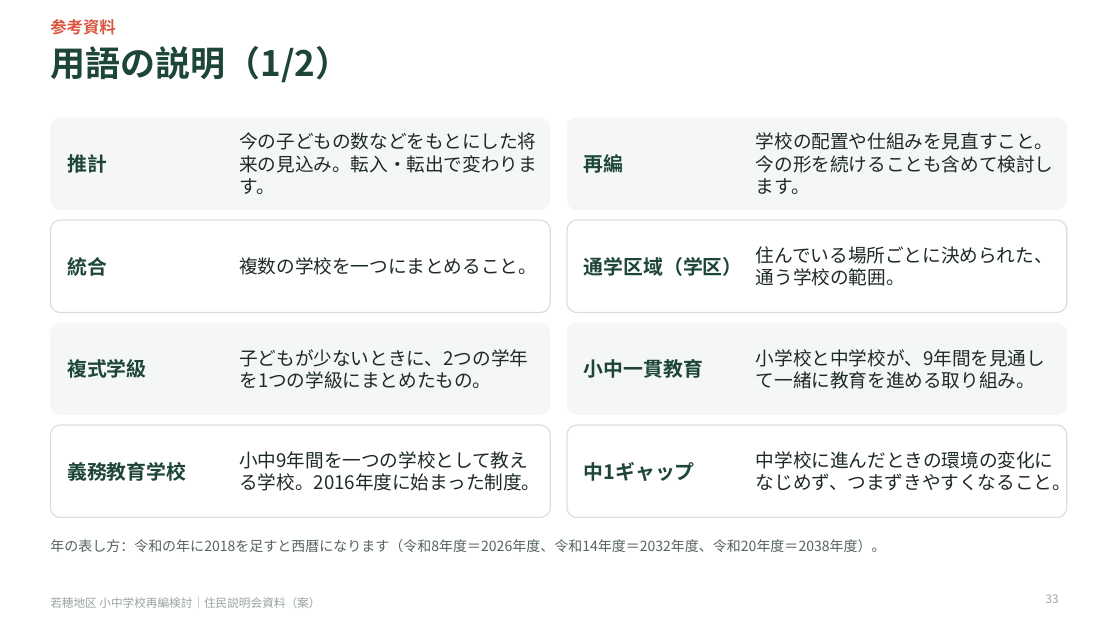
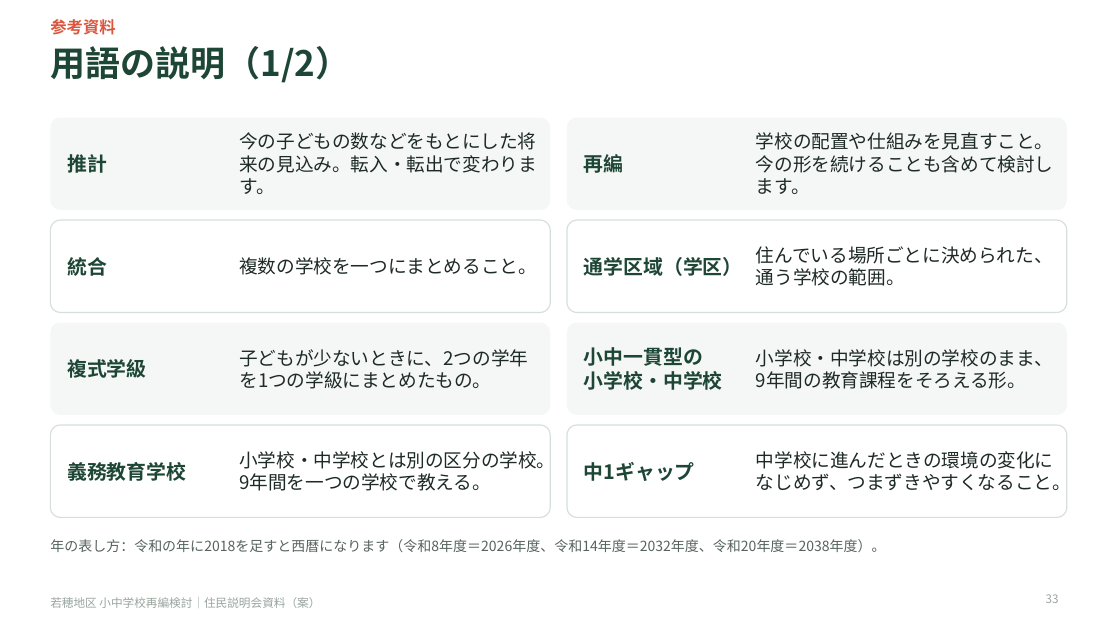
Before and after one commit to Masaki12008/GS, a slide deck: slide 33 of output/若穂地区_住民説明会資料.pptx. Drawn at 1120x630 pixels with LibreOffice and Linux fonts; fonts in the diff are those of the drawing. Boxes give left, top, right and bottom in pixels: in the first picture for what was removed or moved away, otherwise in the second. Text is boxed around its words. In the diff, an @@ line names an element or a change of style, - is before the commit and + after.

```diff
--- a/output/若穂地区_住民説明会資料.pptx
+++ b/output/若穂地区_住民説明会資料.pptx
@@ text at box(584, 347, 723, 390): text changed @@
-小中一貫教育
+小中一貫型の
+小学校・中学校
@@ text at box(756, 349, 1053, 389): text changed @@
-小学校と中学校が、9年間を見通して一緒に教育を進める取り組み。
+小学校・中学校は別の学校のまま、9年間の教育課程をそろえる形。
@@ text at box(239, 451, 555, 491): text changed @@
-小中9年間を一つの学校として教える学校。2016年度に始まった制度。
+小学校・中学校とは別の区分の学校。9年間を一つの学校で教える。
```
Also in this commit, not shown: 4 other slides changed, 5 other files.
